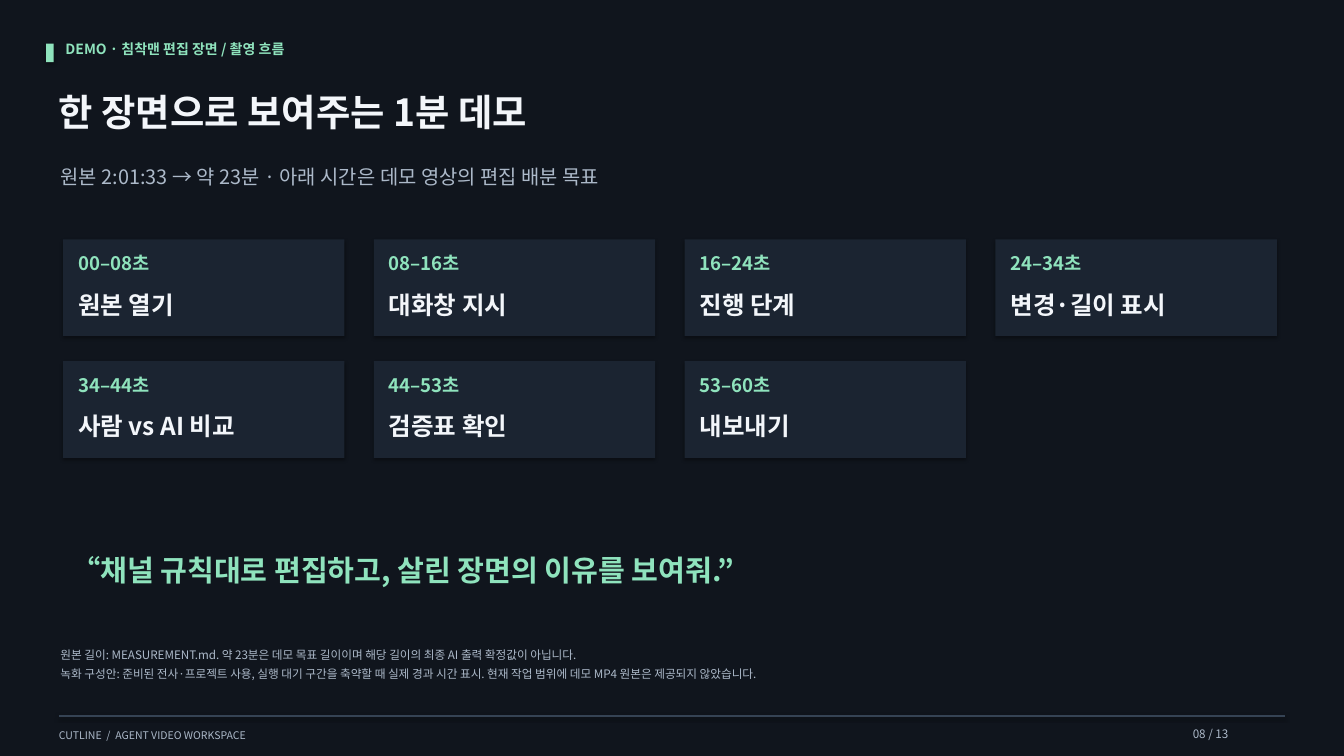
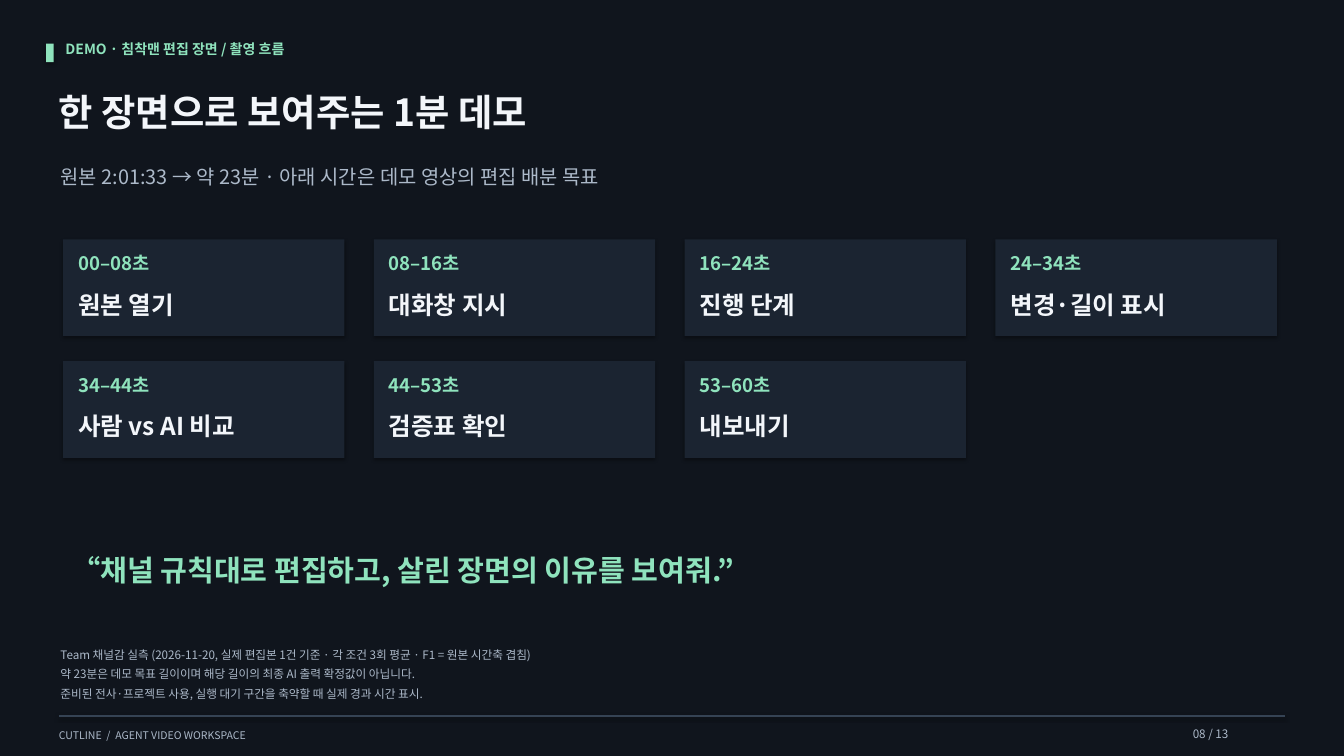
Before and after one commit to Sweet-Butters/cutline-internal, a slide deck: slide 8 of pitch/out/Cutline_pitch.pptx. Drawn at 1344x756 pixels with LibreOffice and Linux fonts; fonts in the diff are those of the drawing. Boxes give left, top, right and bottom in pixels: in the first picture for what was removed or moved away, otherwise in the second. Text is boxed around its words. In the diff, an @@ line names an element or a change of style, - is before the commit and + after.

```diff
--- a/pitch/out/Cutline_pitch.pptx
+++ b/pitch/out/Cutline_pitch.pptx
@@ text at bbox=[60, 649, 531, 700]: text changed @@
-원본 길이: MEASUREMENT.md. 약 23분은 데모 목표 길이이며 해당 길이의 최종 AI 출력 확정값이 아닙니다.
-녹화 구성안: 준비된 전사·프로젝트 사용, 실행 대기 구간을 축약할 때 실제 경과 시간 표시. 현재 작업 범위에 데모 MP4 원본은 제공되지 않았습니다.
+Team 채널감 실측 (2026-11-20, 실제 편집본 1건 기준 · 각 조건 3회 평균 · F1 = 원본 시간축 겹침)
+약 23분은 데모 목표 길이이며 해당 길이의 최종 AI 출력 확정값이 아닙니다.
+준비된 전사·프로젝트 사용, 실행 대기 구간을 축약할 때 실제 경과 시간 표시.
```
Also in this commit, not shown: 7 other slides changed, 6 other files.
